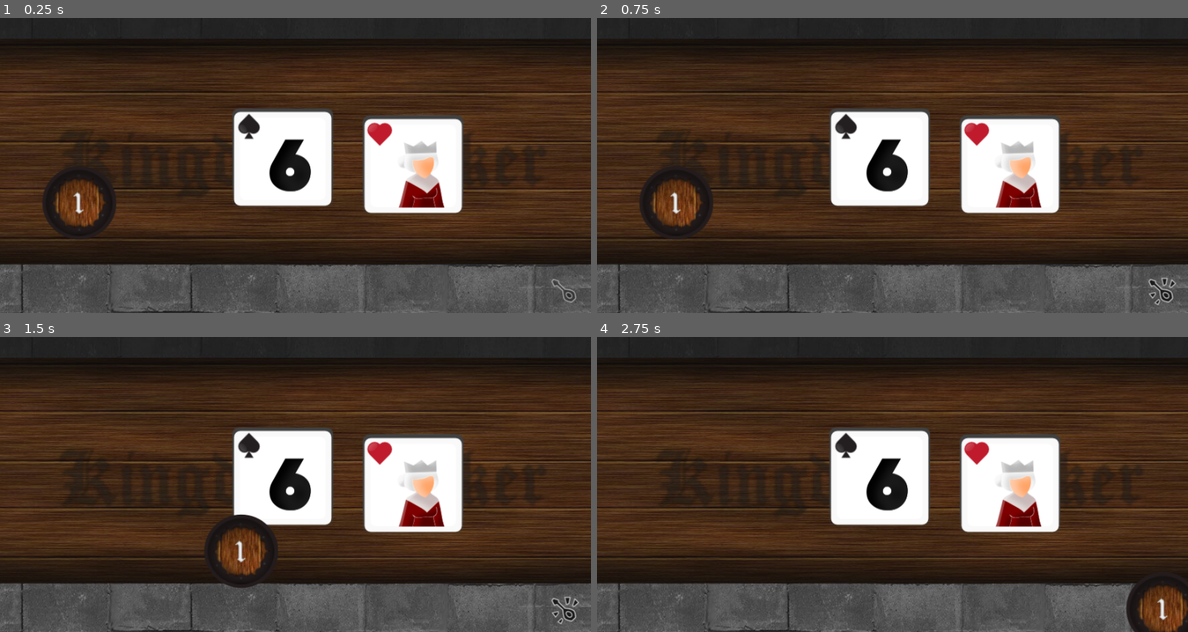
Above: before the commit, frames 1-4 (two rows, left to right).
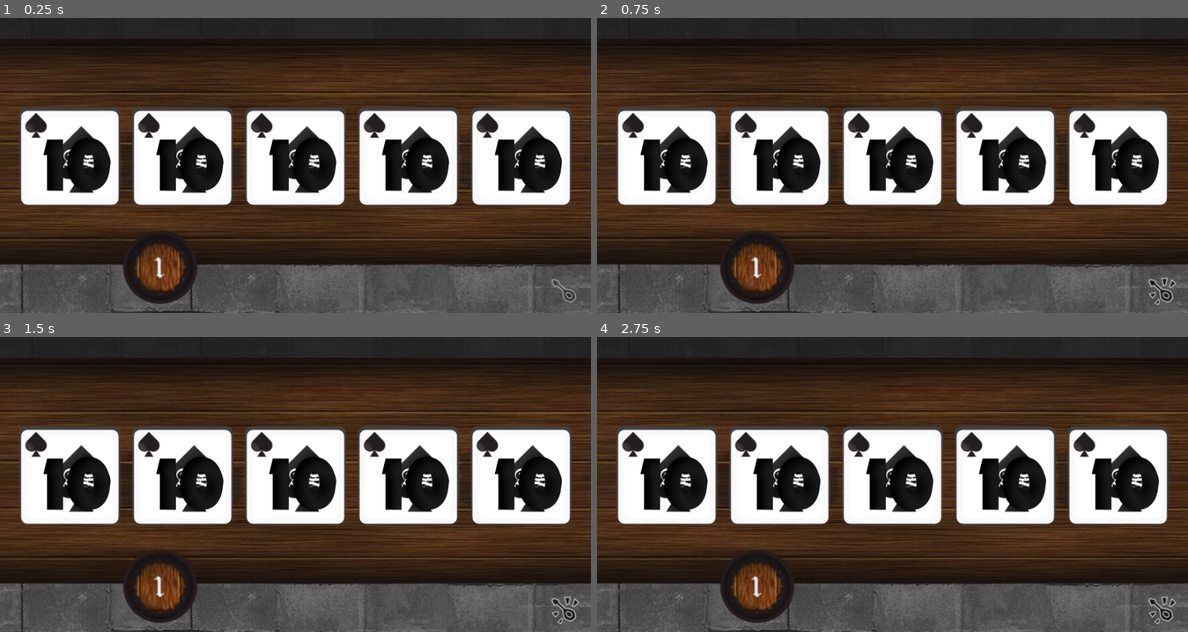
Above: after the commit, the same moments.

Repository: ubermanu/kingdom-poker
Game: Godot game, scene res://Game.tscn
Two runs of this game, one before a commit and one after it. Both use one fixed random seed, a clock stepped at 60 frames per second and the inputs below.
Inputs (mouse positions are in pixels of both pictures, inside the frame that each line leads up to):
- Up to frame 1 (0.25 s): no input
- Up to frame 2 (0.75 s): tap Enter at 0.5 s; drag from (1164, 289) to (951, 100) at 0.52 s
- Up to frame 3 (1.5 s): tap Space at 1.25 s; drag from (76, 522) to (567, 608) at 1.27 s
- Up to frame 4 (2.75 s): tap Enter at 2 s; move the mouse to (951, 419) at 2.02 s; click (951, 419) at 2.17 s

The runs differ from the first frame. In frame 1, 26% of the frame differs, in the area x 3-97%, y 30-97%; in frame 2, 26%; in frame 3, 27%; in frame 4, 27%, in the area x 3-100%, y 30-100%.

Commit message:
Ad card board

Diff:
--- /dev/null
+++ b/Board.tscn
@@ -0,0 +1,20 @@
+[gd_scene load_steps=2 format=2]
+
+[ext_resource path="res://Card.tscn" type="PackedScene" id=1]
+
+[node name="Board" type="Node2D"]
+position = Vector2( 440, 208 )
+
+[node name="Card" parent="." instance=ExtResource( 1 )]
+position = Vector2( -336, 0 )
+
+[node name="Card2" parent="." instance=ExtResource( 1 )]
+position = Vector2( -168, 0 )
+
+[node name="Card3" parent="." instance=ExtResource( 1 )]
+
+[node name="Card4" parent="." instance=ExtResource( 1 )]
+position = Vector2( 168, 0 )
+
+[node name="Card5" parent="." instance=ExtResource( 1 )]
+position = Vector2( 336, 0 )
--- a/Game.tscn
+++ b/Game.tscn
@@ -1,25 +1,19 @@
 [gd_scene load_steps=5 format=2]
 
-[ext_resource path="res://Table.tscn" type="PackedScene" id=1]
+[ext_resource path="res://Board.tscn" type="PackedScene" id=1]
 [ext_resource path="res://Token.tscn" type="PackedScene" id=2]
-[ext_resource path="res://Card.tscn" type="PackedScene" id=3]
 [ext_resource path="res://MusicButton.tscn" type="PackedScene" id=4]
+[ext_resource path="res://Table.tscn" type="PackedScene" id=5]
 
 [node name="Game" type="Node2D"]
 
-[node name="Table" parent="." instance=ExtResource( 1 )]
+[node name="Table" parent="." instance=ExtResource( 5 )]
+
+[node name="Board" parent="." instance=ExtResource( 1 )]
 
 [node name="MusicButton" parent="." instance=ExtResource( 4 )]
 position = Vector2( 842.576, 405.311 )
 active = false
 
-[node name="Card" parent="." instance=ExtResource( 3 )]
-position = Vector2( 421.023, 209.556 )
-id = 5
-
-[node name="Card2" parent="." instance=ExtResource( 3 )]
-position = Vector2( 615.239, 220.247 )
-id = 24
-
 [node name="Token" parent="." instance=ExtResource( 2 )]
-position = Vector2( 117.882, 275.44 )
+position = Vector2( 238.153, 371.657 )
